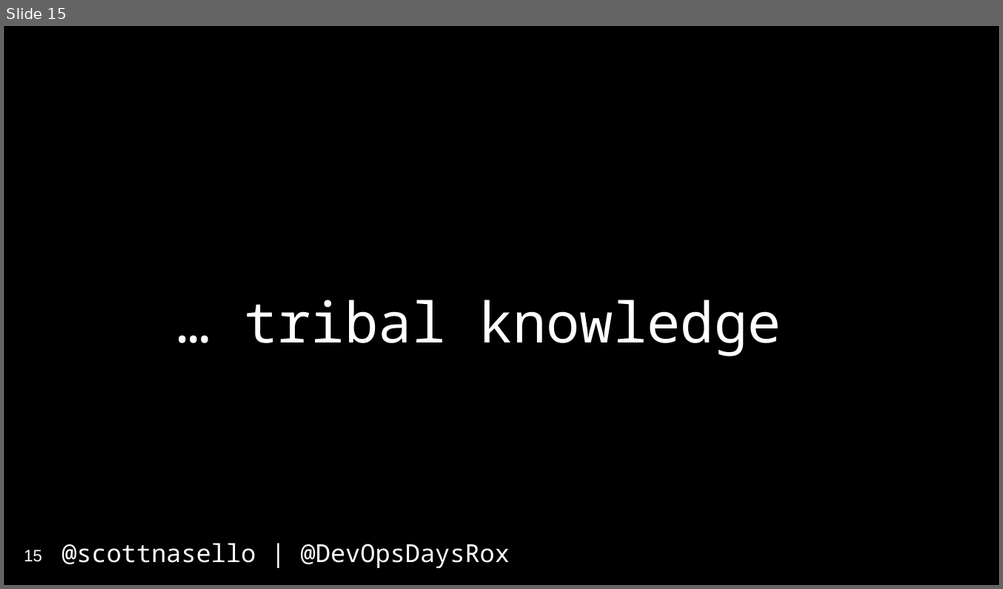
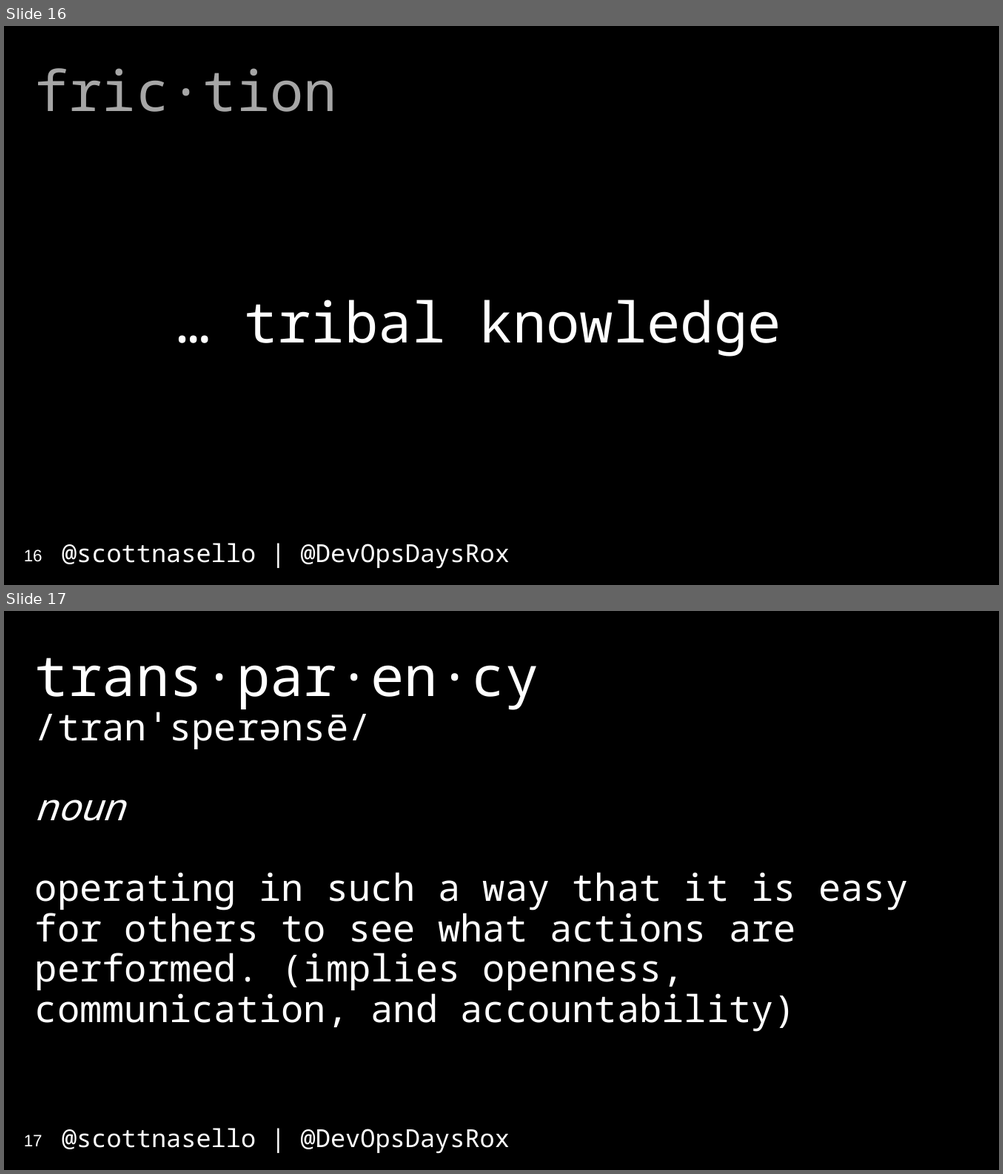
Before and after one commit to scottnasello/talks, a slide deck: 2017-04-10 Denver DevOpsDays/DevOpsDays Denver.pptx. Shown one above the other, each under a label of ours: slide 15 before the commit, slides 16 and 17 after it. The pictures are 1003x589 and 1003x1174 pixels, drawn with LibreOffice and Linux fonts; fonts in the diff are those of the drawing. Boxes give left, top, right and bottom in pixels: in the first picture for what was removed or moved away, otherwise in the second. Text is boxed around its words. In the diff, an @@ line names an element or a change of style, - is before the commit and + after.

```diff
--- a/2017-04-10 Denver DevOpsDays/DevOpsDays Denver.pptx
+++ b/2017-04-10 Denver DevOpsDays/DevOpsDays Denver.pptx
@@ slide 17 added at (4, 611, 999, 1170), background #000000; not listed: 1 template element that a slide beside it also shows @@
@@ title added at (35, 658, 908, 1032), 36 pt, text #FFFFFF @@
+trans·par·en·cy
+/tranˈsperənsē/
+noun
+operating in such a way that it is easy for others to see what actions are performed. (implies openness, communication, and accountability)
@@ page number added at (24, 1135, 42, 1147), 16 pt, text #FFFFFF @@
+17
@@ what was slide 15 is now slide 16 @@
@@ slide 16 changed as well @@
@@ text added at (35, 68, 337, 112), 54 pt, text #A6A6A6 @@
+fric·tion
@@ page number at (24, 550, 42, 562): text changed @@
-15
+16
```
Also in this commit, not shown: 13 other slides changed, 4 other slides added, 5 slides removed.
